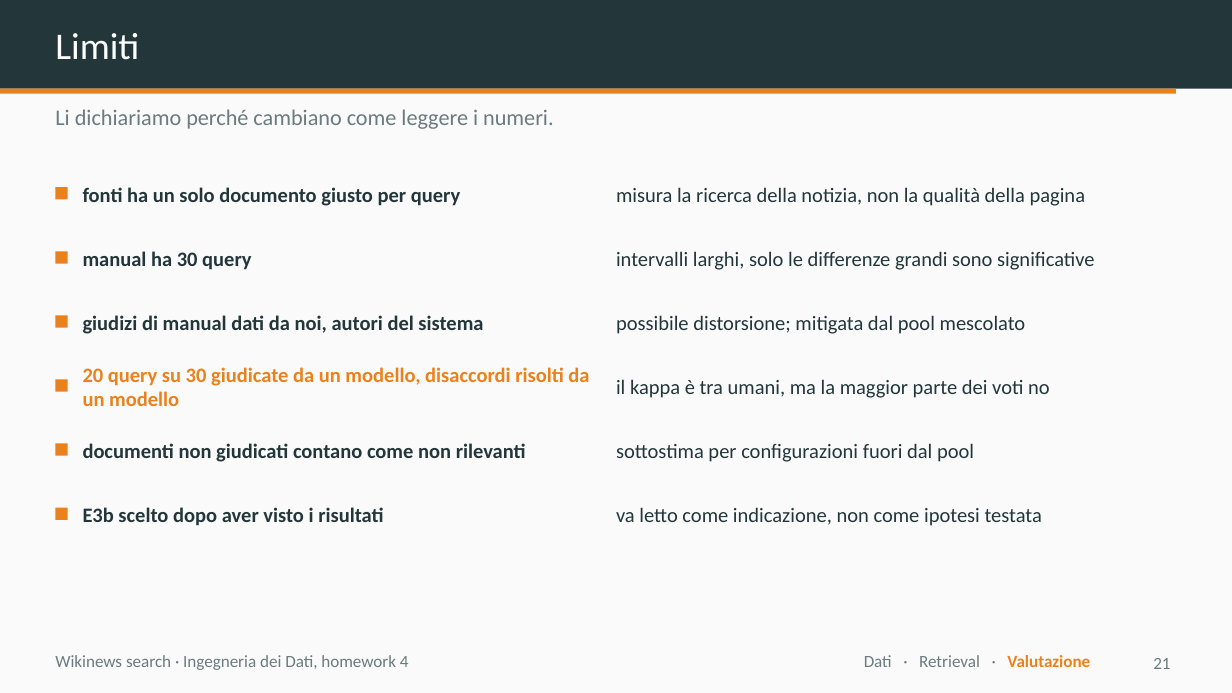
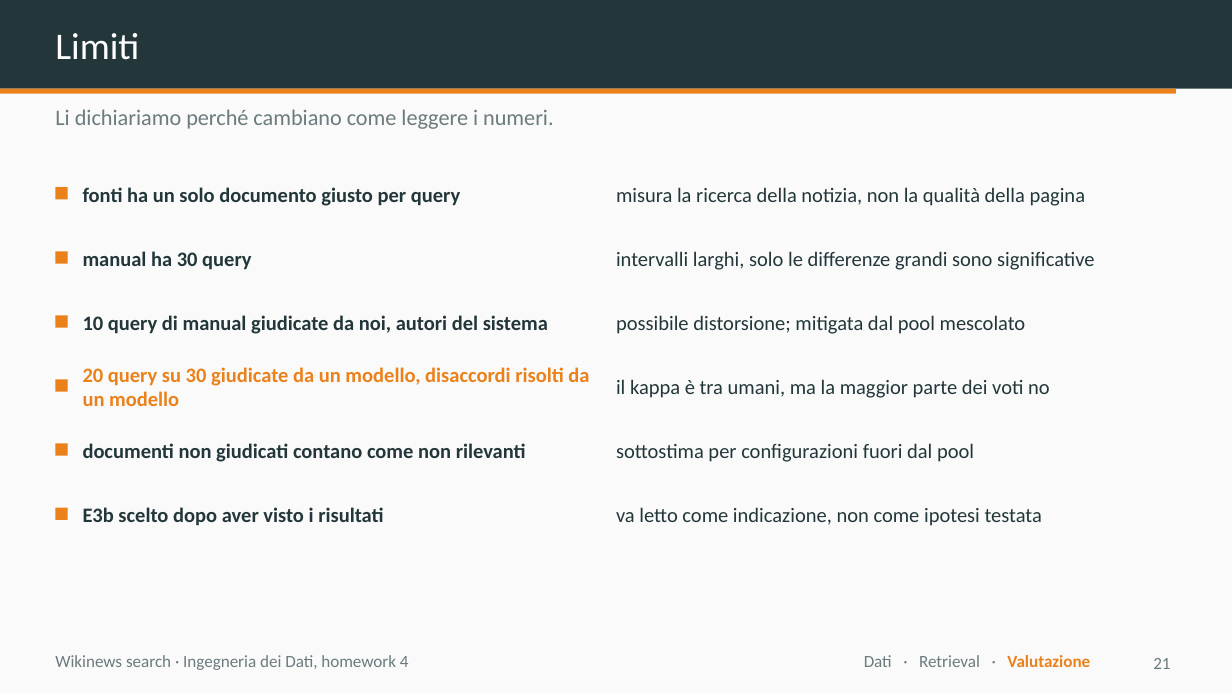
Before and after one commit to dnlsdn/wikinews-search, a slide deck: slide 21 of slides/wikinews-search.pptx. Drawn at 1232x693 pixels with LibreOffice and Linux fonts; fonts in the diff are those of the drawing. Boxes give left, top, right and bottom in pixels: in the first picture for what was removed or moved away, otherwise in the second. Text is boxed around its words. In the diff, an @@ line names an element or a change of style, - is before the commit and + after.

```diff
--- a/slides/wikinews-search.pptx
+++ b/slides/wikinews-search.pptx
@@ text at [83, 315, 548, 334]: text changed @@
-giudizi di manual dati da noi, autori del sistema
+10 query di manual giudicate da noi, autori del sistema
```
Also in this commit, not shown: 1 other slide changed.
